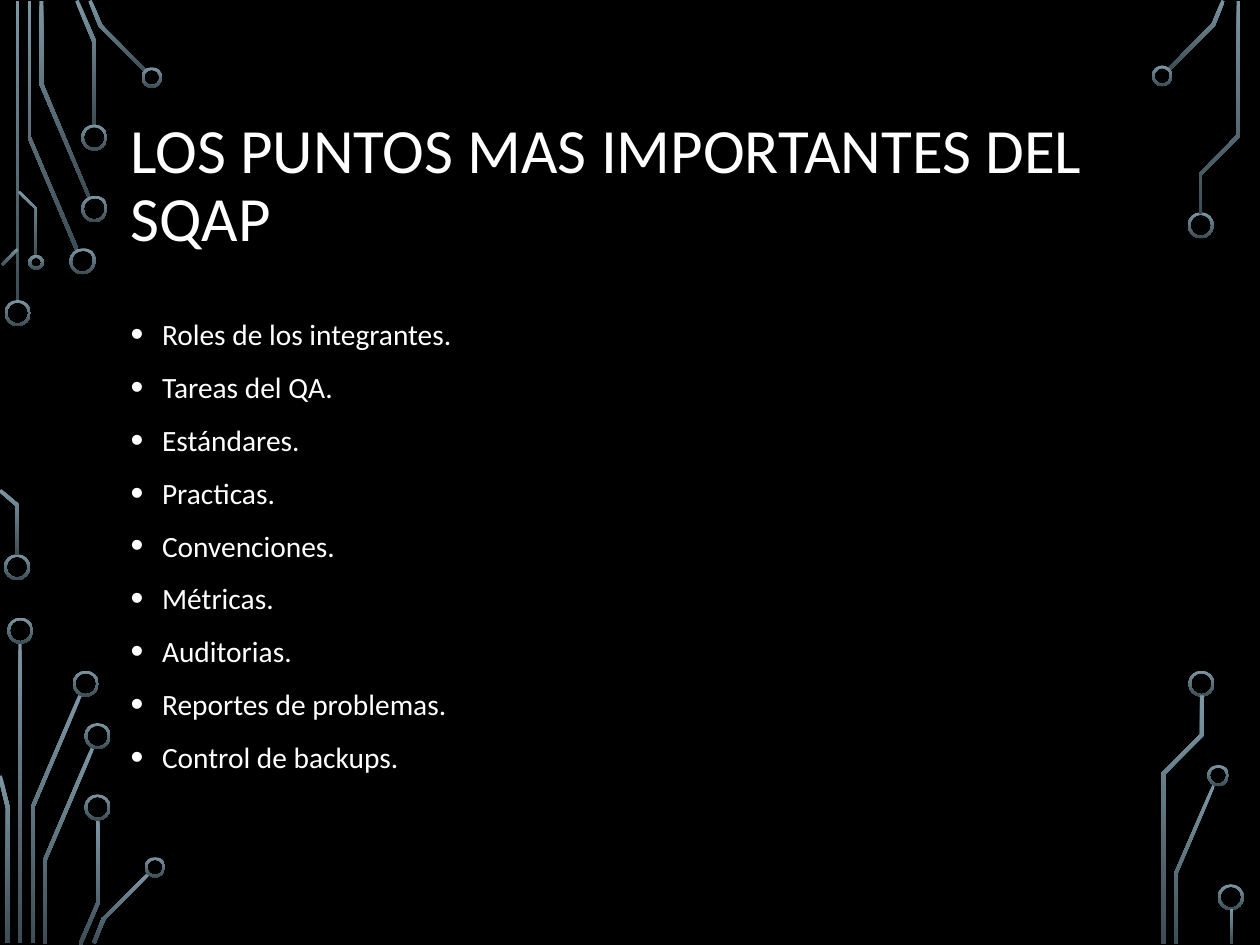
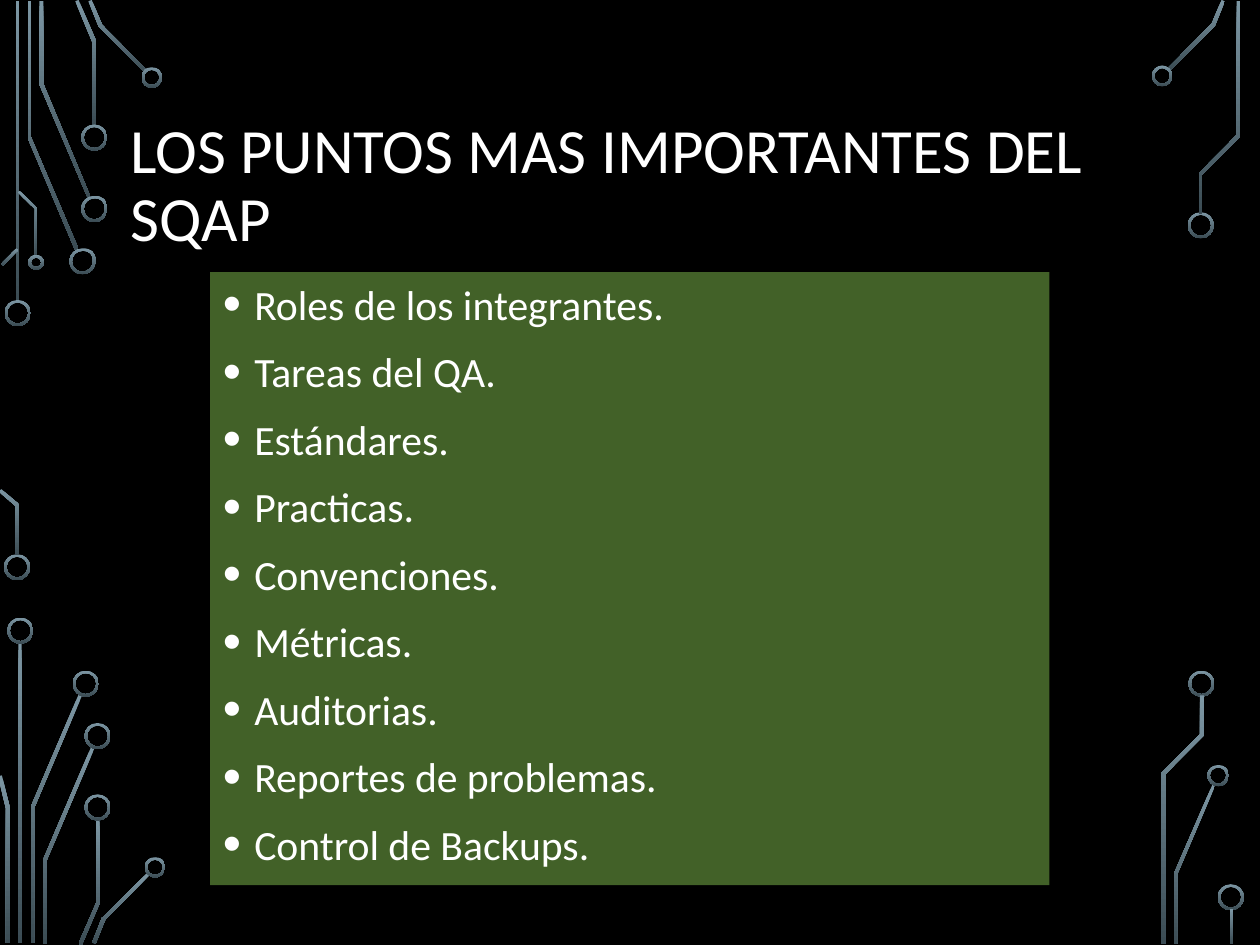
Before and after one commit to camiloXweird/IngenieriaDeSoftware, a slide deck: slide 12 of Documentos/Presentacion_PosmortemCiclo2.pptx (slide 11 before the commit). Drawn at 1260x945 pixels with LibreOffice and Linux fonts; fonts in the diff are those of the drawing; background and template pictures are left out. Boxes give left, top, right and bottom in pixels: in the first picture for what was removed or moved away, otherwise in the second. Text is boxed around its words. In the diff, an @@ line names an element or a change of style, - is before the commit and + after.

Commit message:
Reporte y presentación ciclo 2

```diff
--- a/Documentos/Presentacion_PosmortemCiclo2.pptx
+++ b/Documentos/Presentacion_PosmortemCiclo2.pptx
@@ text "Roles de los integrantes.": place and size @@
-text "Roles de los integrantes." at (162,324,451,773)
+text "Roles de los integrantes." at (210,272,1050,885)
@@ text "Roles de los integrantes." at (210,272,1050,885): fill none to #84C350 at 50% opacity @@
@@ text at (254,291,664,799): size 16.8 to 23.8 pt in "Roles de los integrantes.", "Tareas del QA.", "Estándares.", "Practicas." and 4 more places @@
@@ text at (254,831,589,867): text changed; size 16.8 to 23.8 pt @@
-• Control de backups.
+• Control de Backups.
```
Also in this commit, not shown: 14 other slides changed, 4 slides added, 2 slides removed, 1 other file.
